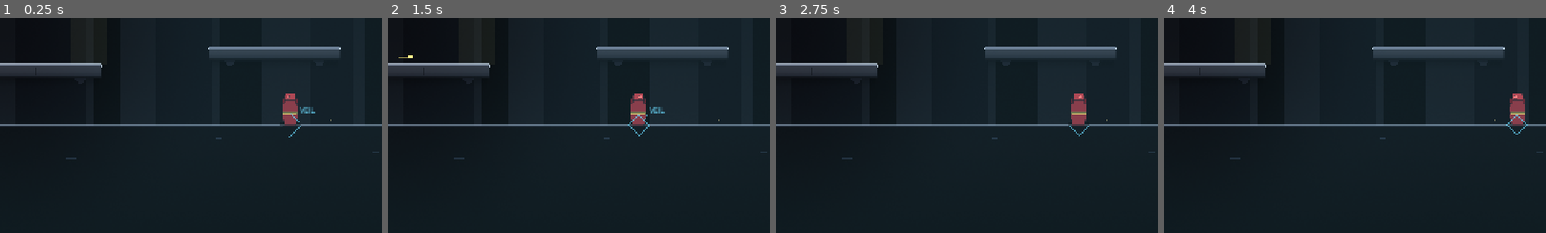
Above: before the commit, frames 1-4 (left to right).
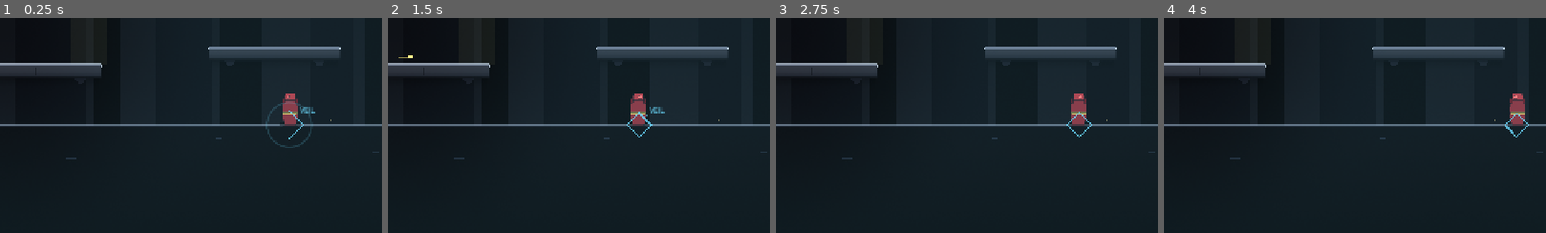
Above: after the commit, the same moments.

Repository: soomin007/EyesOnYou-Full
Game: Godot game, scene res://scenes/stage.tscn
Two runs of this game, one before a commit and one after it. Both use one fixed random seed, a clock stepped at 60 frames per second and the inputs below. This scene is started directly instead of the project's main scene. Sound files missing from this copy of the repository are replaced by a short silence.
Inputs (mouse positions are % of the whole screen's width and height, from its top left):
- Up to frame 1 (0.25 s): no input
- Up to frame 2 (1.5 s): tap Enter (ui_accept) at 0.5 s; move the mouse to (72, 45) at 0.52 s; hold D (move_right) 0.53-1.25 s; hold J (attack) 0.53-1.25 s; click (72, 45) at 0.67 s; tap W (jump) at 0.77 s; drag from (30, 55) to (45, 70) at 1.27 s
- Up to frame 3 (2.75 s): move the mouse to (60, 28) at 2.02 s; hold A (move_left) from 2.03 s (still down); tap Keypad Enter at 2.1 s
- Up to frame 4 (4 s): release A (move_left) at 2.75 s; drag from (45, 70) to (20, 35) at 2.77 s; move the mouse to (80, 65) at 3.52 s; hold D (move_right) from 3.53 s (still down); tap Space at 3.6 s; tap W (jump) at 3.77 s
The pictures show only the part of the screen within x 50-100%, y 47-97%; the shares and areas given below are measured in that part.

The runs differ from the first frame. In frame 1, 0.3% of the frame differs, in the area x 69-82%, y 39-61%; in frame 2, 0.2%; in frame 3, 0.1%; in frame 4, 0.2%.

Commit message:
feat(veilsight): 마커 존재감 1차 패스 + 내일 시작점 등재 (세션 마감)
- VeilSight: RETICLE_R 17→20 · 선 2.2/2.6 · 평시 알파 0.62→0.78(위험 1.0) ·
  등장 핑(1회성 확장 링) · 위험 이중 링+중심점 · 화면 밖 화살표 확대(13→17)
- 근거: 재머·간섭 펄스·정찰이 전부 '마커 보임/안 보임' 대비에 기대므로 기반 가시성 우선
  (사용자 '플레이 중 마커가 눈에 안 들어온다' · 승인 방향 ⓐ 1차)
- backlog 내일 시작점: 어투 밴드 스윕(승인) → 정찰 재정의(승인·숨은 요소 표시) →
  HP/생존 경제 재설계(논의부터 · 강탈 기믹 회의적 답변 반영)
- 패치 노트 1행 · 세션 로그 마감

Co-Authored-By: Claude Fable 5 <noreply@anthropic.com>

Diff:
--- a/scripts/GameInfo.gd
+++ b/scripts/GameInfo.gd
@@ -18,6 +18,7 @@
 			"무너지는 소리를 낮고 무겁게 바꿔 내 폭탄 소리와 구분되게 했어요.",
 			"마지막 보스전, 한 자리에서 제자리 점프로 버티는 것도 이제 조준이 따라와요.",
 			"배수 펌프장의 진입 안내가 알아듣기 쉬워졌어요.",
+			"VEIL의 표시가 더 또렷해졌어요. 표시가 찍히는 순간 퍼지는 링, 공격이 임박한 적의 이중 링을 보세요.",
 		],
 	},
 	{
--- a/scripts/VeilSight.gd
+++ b/scripts/VeilSight.gd
@@ -29,7 +29,10 @@
 const WARN: Color = Color(1.0, 0.55, 0.22)    # 공격 임박 — 경고 주황
 const RIVAL: Color = Color(0.80, 0.34, 0.98)  # 재머 마커 — 라이벌 바이올렛(안티-VEIL, rival_veil_concept §5)
 const EDGE_MARGIN: float = 24.0               # 화면 밖 화살표가 가장자리에서 떨어지는 여백 (피드백: 더 붙게 48→24)
-const RETICLE_R: float = 17.0
+# 존재감 1차 패스(2026-08-21 사용자 "플레이 중 마커가 눈에 잘 안 들어온다" · 승인 방향 ⓐ):
+# 크기 17→20 · 선 1.6→2.2 · 평시 알파 0.62→0.78 + 등장 핑 링 + 위험 이중 링. 재머·간섭·정찰
+# 콘텐츠가 전부 "마커가 보인다/안 보인다"의 대비에 기대므로 기반 가시성이 먼저다.
+const RETICLE_R: float = 20.0
 const FADE_IN: float = 0.5                     # 마커가 "그어지는" 등장 시간(스트로크 연출, 인지 강화 ②)
 const CALL_COOLDOWN: float = 18.0             # VEIL이 말로 짚는 최소 간격 (노이즈 방지)
 const CALL_BAND: float = 240.0                # 위협 콜 대상 = 화면 밖 이 거리 이내(조우 직전만 말로)
@@ -370,9 +373,9 @@
 			_tag_id = id
 			_tag_until = _t + 2.4
 		if on_screen:
-			# 화면 안 — 요원도 볼 수 있으니 평시엔 은은, 위험할 땐 또렷.
+			# 화면 안 — 평시에도 읽히게, 위험할 땐 확실하게(존재감 1차 패스 2026-08-21).
 			var rc: Color = col
-			rc.a *= (0.92 if danger else 0.62) * alpha_mul
+			rc.a *= (1.0 if danger else 0.78) * alpha_mul
 			_draw_reticle(spos, rc, danger, appear)
 		else:
 			# 화면 밖 — VEIL의 봄이 빛나는 곳. 또렷하게.
@@ -401,7 +404,16 @@
 		pos + Vector2(-r, 0.0),
 		pos + Vector2(0.0, -r),
 	])
-	var width: float = 2.0 if danger else 1.6
+	var width: float = 2.6 if danger else 2.2
+	# 등장 핑 — 짚는 순간 퍼지는 옅은 링(1회성 · 존재감 1차 패스). 광과민: 점멸 아님, 단조 확장.
+	if appear < 1.0:
+		var ping_a: float = (1.0 - appear) * 0.35
+		draw_arc(pos, r * (1.0 + (1.0 - appear) * 1.2), 0.0, TAU, 28,
+			Color(col.r, col.g, col.b, ping_a), 1.5, true)
+	# 위험 이중 링 — 경고 주황 마커는 바깥 링이 하나 더 둘러져 한눈에 "임박"으로 읽힌다.
+	if danger:
+		draw_arc(pos, r + 6.0, 0.0, TAU, 30, Color(col.r, col.g, col.b, col.a * 0.5), 1.5, true)
+		draw_circle(pos, 3.0, Color(col.r, col.g, col.b, col.a * 0.6))
 	# 등장 중엔 한 획씩 그어지는 스트로크(인지 강화 ② — "시스템 표시"가 아니라 "누가 그려줌").
 	if appear < 1.0:
 		_draw_partial_polyline(pts, appear, col, width)
@@ -454,10 +466,11 @@
 		return
 	dir = dir.normalized()
 	var perp: Vector2 = Vector2(-dir.y, dir.x)
-	var tip: Vector2 = edge + dir * 13.0
-	var a: Vector2 = edge - dir * 6.0 + perp * 9.0
-	var b: Vector2 = edge - dir * 6.0 - perp * 9.0
+	# 확대(존재감 1차 패스 2026-08-21) — 화면 밖 화살표는 VEIL의 핵심 가치라 더 커도 된다.
+	var tip: Vector2 = edge + dir * 17.0
+	var a: Vector2 = edge - dir * 7.0 + perp * 11.0
+	var b: Vector2 = edge - dir * 7.0 - perp * 11.0
 	draw_colored_polygon(PackedVector2Array([tip, a, b]), col)
 	var dot: Color = col
 	dot.a *= 0.7
-	draw_circle(edge - dir * 7.0, 3.0, dot)
+	draw_circle(edge - dir * 8.0, 3.6, dot)
Not shown, changed: docs/design/backlog.md
Not shown, changed: session_logs/2026-08-21.md
